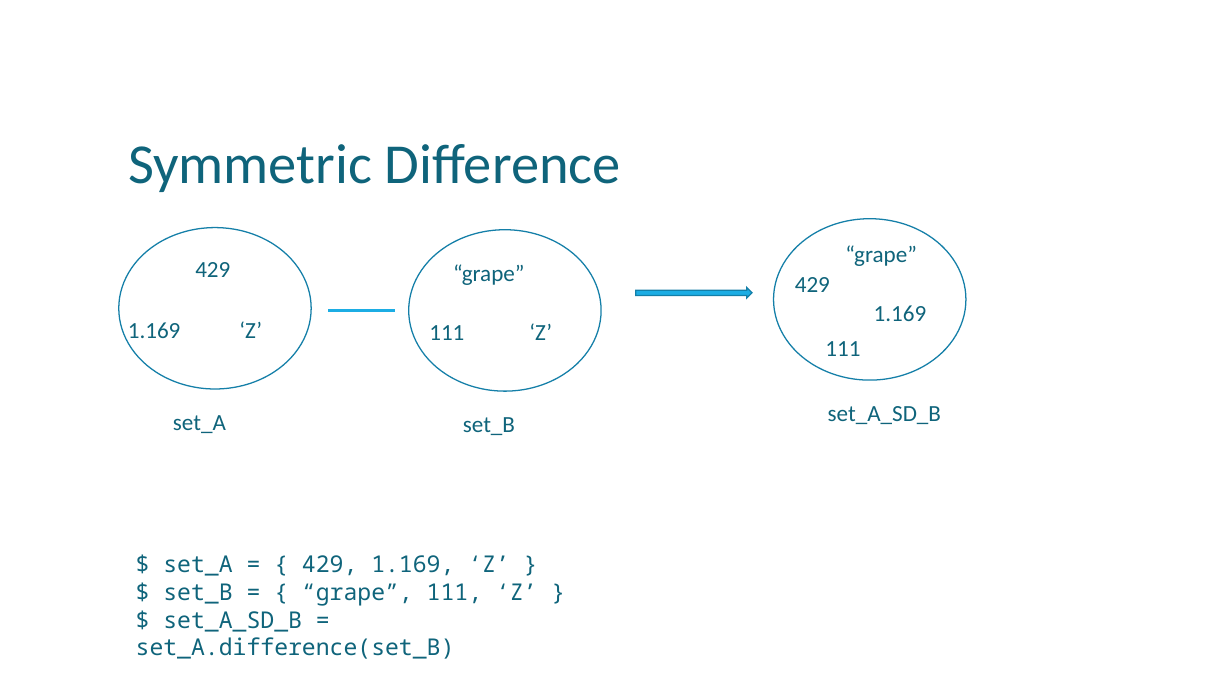
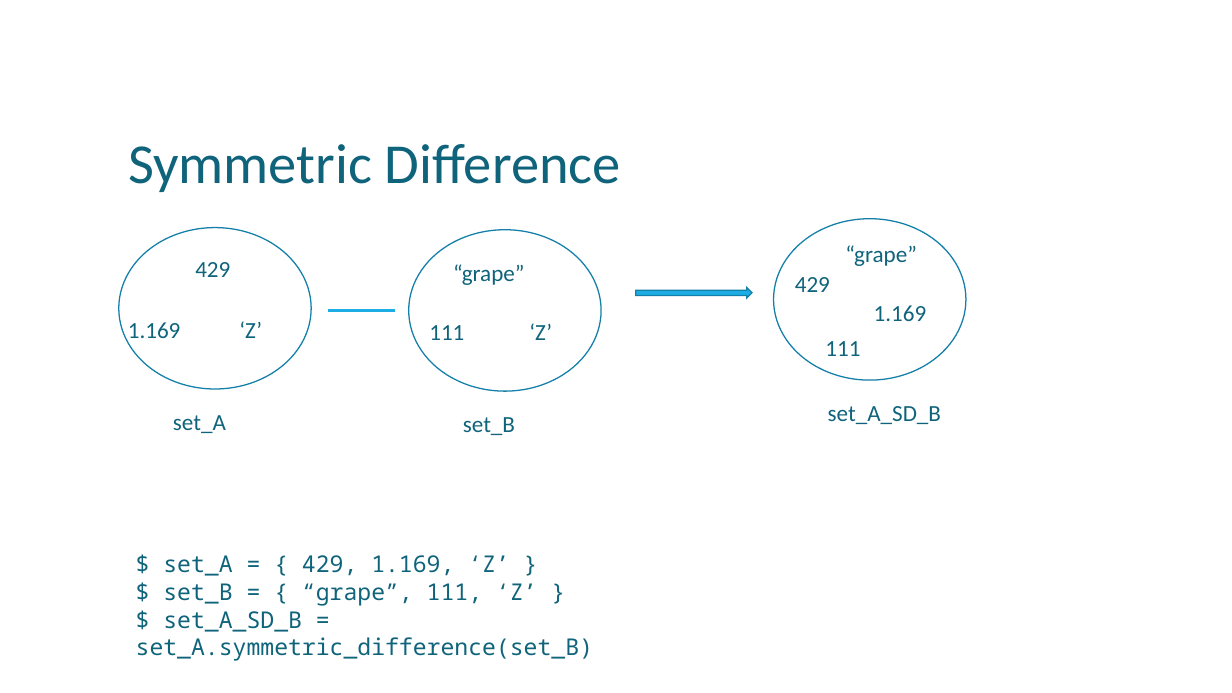
Before and after one commit to uday87j/teach_python, a slide deck: slide 11 of fundamentals/7-Set.pptx. Drawn at 1232x693 pixels with LibreOffice and Linux fonts; fonts in the diff are those of the drawing. Boxes give left, top, right and bottom in pixels: in the first picture for what was removed or moved away, otherwise in the second. Text is boxed around its words. In the diff, an @@ line names an element or a change of style, - is before the commit and + after.

```diff
--- a/fundamentals/7-Set.pptx
+++ b/fundamentals/7-Set.pptx
@@ text at box(136, 611, 593, 661): text changed @@
-$ set_A_SD_B = set_A.difference(set_B)
+$ set_A_SD_B = set_A.symmetric_difference(set_B)
```
Also in this commit, not shown: 1 other slide changed.
